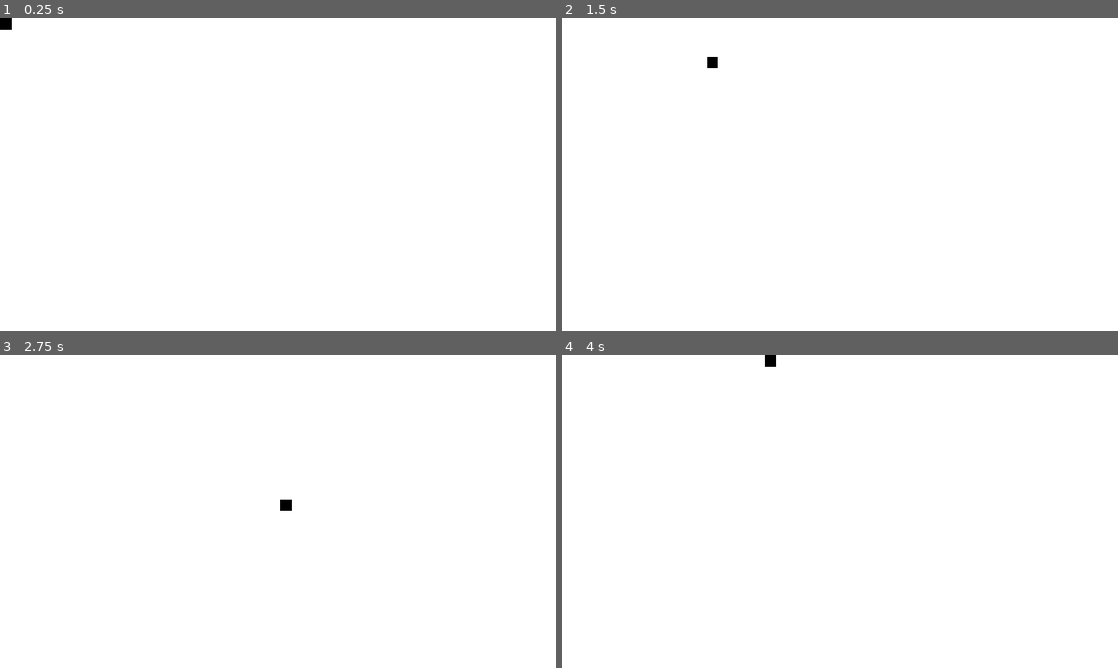
Above: before the commit, frames 1-4 (two rows, left to right).
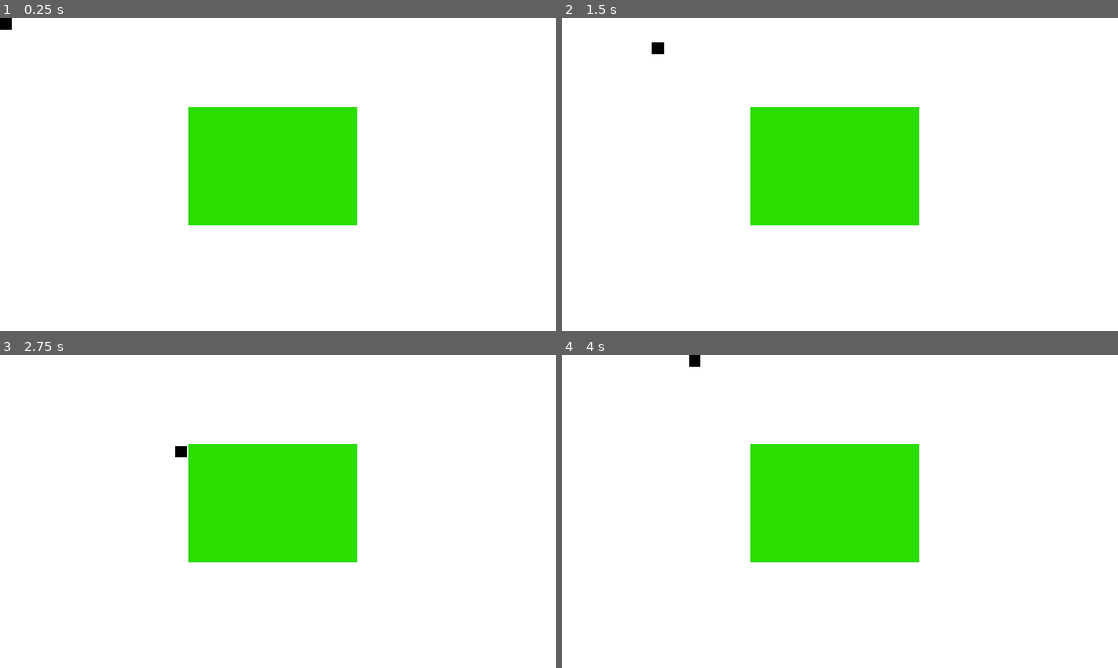
Above: after the commit, the same moments.

Repository: HarisKhanFr/dont-wake-the-giant
Game: Godot game, scene res://main.tscn
The game is run twice, just before and just after one commit, with the same random seed, the same clock (stepped at 60 frames per second) and the same inputs.
Inputs:
- Up to frame 1 (0.25 s): no input
- Up to frame 2 (1.5 s): tap Enter at 0.5 s; hold D (move_right) 0.53-1.28 s; hold S (move_down) from 1.28 s (still down)
- Up to frame 3 (2.75 s): release S (move_down) at 2.03 s; hold D (move_right) from 2.03 s (still down)
- Up to frame 4 (4 s): release D (move_right) at 2.78 s; hold W (move_up) 2.78-3.53 s; hold A (move_left) from 3.53 s (still down)

The runs differ from the first frame. In frame 1, 11% of the frame differs, in the area x 33-65%, y 28-67%; in frame 2, 12%, in the area x 16-65%, y 7-67%; in frame 3, 12%; in frame 4, 12%.

Commit message:
Add giant sleep cycle

Diff:
--- /dev/null
+++ b/dont-wake-the-giant/main.gd
@@ -0,0 +1,24 @@
+extends Node2D
+
+
+# Called when the node enters the scene tree for the first time.
+func _ready() -> void:
+	pass # Replace with function body.
+
+
+# Called every frame. 'delta' is the elapsed time since the previous frame.
+func _process(delta: float) -> void:
+	pass
+
+@export var awakeFor: float = 1.0
+@export var sleepFor: float = 5.0
+var is_awake: bool = false
+func _on_giant_timer_timeout() -> void:
+	if is_awake:
+		$Giant.color = Color.GREEN
+		$GiantTimer.start(sleepFor)
+		is_awake = false
+	else:
+		$Giant.color = Color.RED
+		$GiantTimer.start(awakeFor)
+		is_awake = true
--- a/dont-wake-the-giant/main.tscn
+++ b/dont-wake-the-giant/main.tscn
@@ -1,11 +1,28 @@
 [gd_scene format=3 uid="uid://dl13ltqj354t7"]
 
+[ext_resource type="Script" uid="uid://dm0hcsd1blaff" path="res://main.gd" id="1_0xm2m"]
 [ext_resource type="PackedScene" uid="uid://bgm5stcd40yvc" path="res://player.tscn" id="1_ig7tw"]
 
 [node name="Main" type="Node2D" unique_id=536632652]
+script = ExtResource("1_0xm2m")
 
 [node name="ColorRect" type="ColorRect" parent="." unique_id=336157072]
 offset_right = 1152.0
 offset_bottom = 648.0
 
 [node name="Player" parent="." unique_id=2018673414 instance=ExtResource("1_ig7tw")]
+speed = 250
+
+[node name="Giant" type="ColorRect" parent="." unique_id=1373639065]
+offset_left = 390.0
+offset_top = 184.0
+offset_right = 740.0
+offset_bottom = 429.0
+color = Color(0.16933584, 0.86448616, 0, 1)
+
+[node name="GiantTimer" type="Timer" parent="." unique_id=1081365877]
+wait_time = 5.0
+one_shot = true
+autostart = true
+
+[connection signal="timeout" from="GiantTimer" to="." method="_on_giant_timer_timeout"]
Not shown, added: dont-wake-the-giant/main.gd.uid
